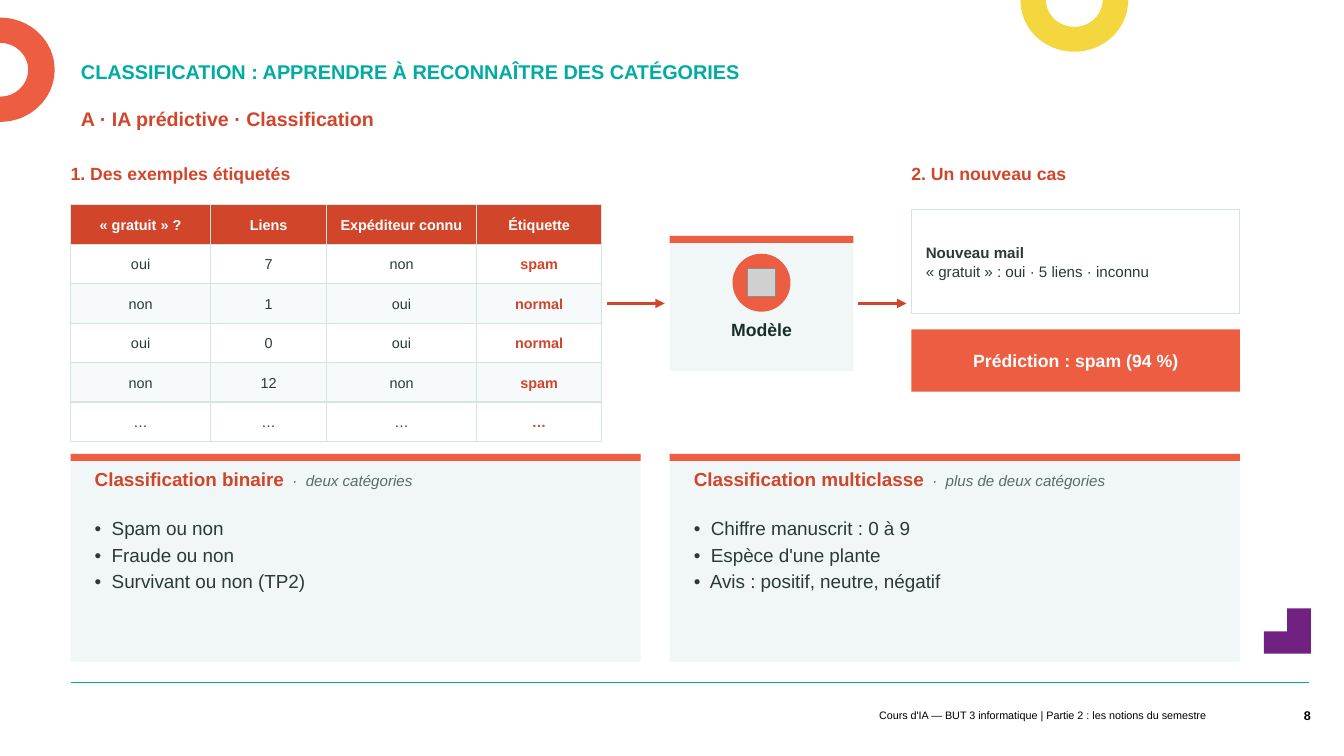
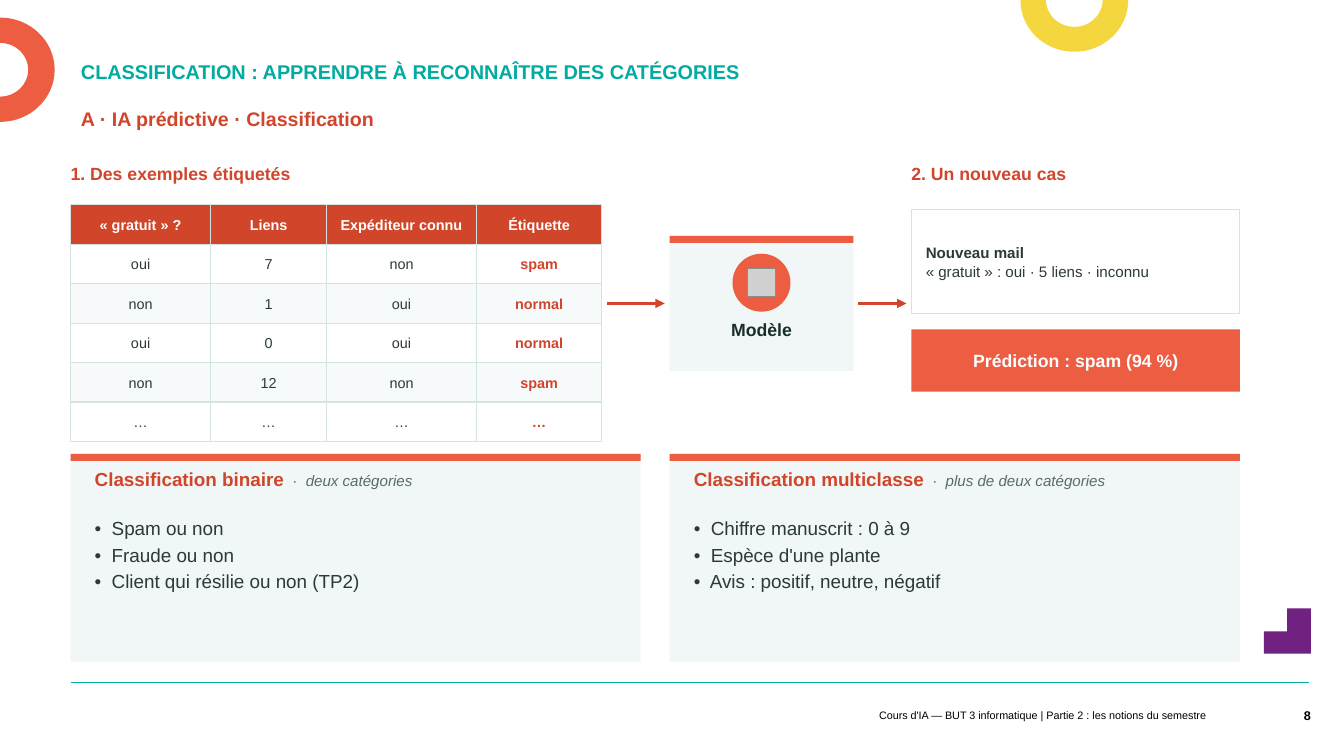
Before and after one commit to davidlaiymani/IA_BUT3, a slide deck: slide 8 of Cours/CM2_Notions_du_semestre.pptx. Drawn at 1344x756 pixels with LibreOffice and Linux fonts; fonts in the diff are those of the drawing; grey boxes stand for pictures; background and template pictures are left out. Boxes give left, top, right and bottom in pixels: in the first picture for what was removed or moved away, otherwise in the second. Text is boxed around its words. In the diff, an @@ line names an element or a change of style, - is before the commit and + after.

```diff
--- a/Cours/CM2_Notions_du_semestre.pptx
+++ b/Cours/CM2_Notions_du_semestre.pptx
@@ text at box(112, 574, 359, 592): text changed @@
-• Survivant ou non (TP2)
+• Client qui résilie ou non (TP2)
```
Also in this commit, not shown: 1 other slide changed, 6 other files.
